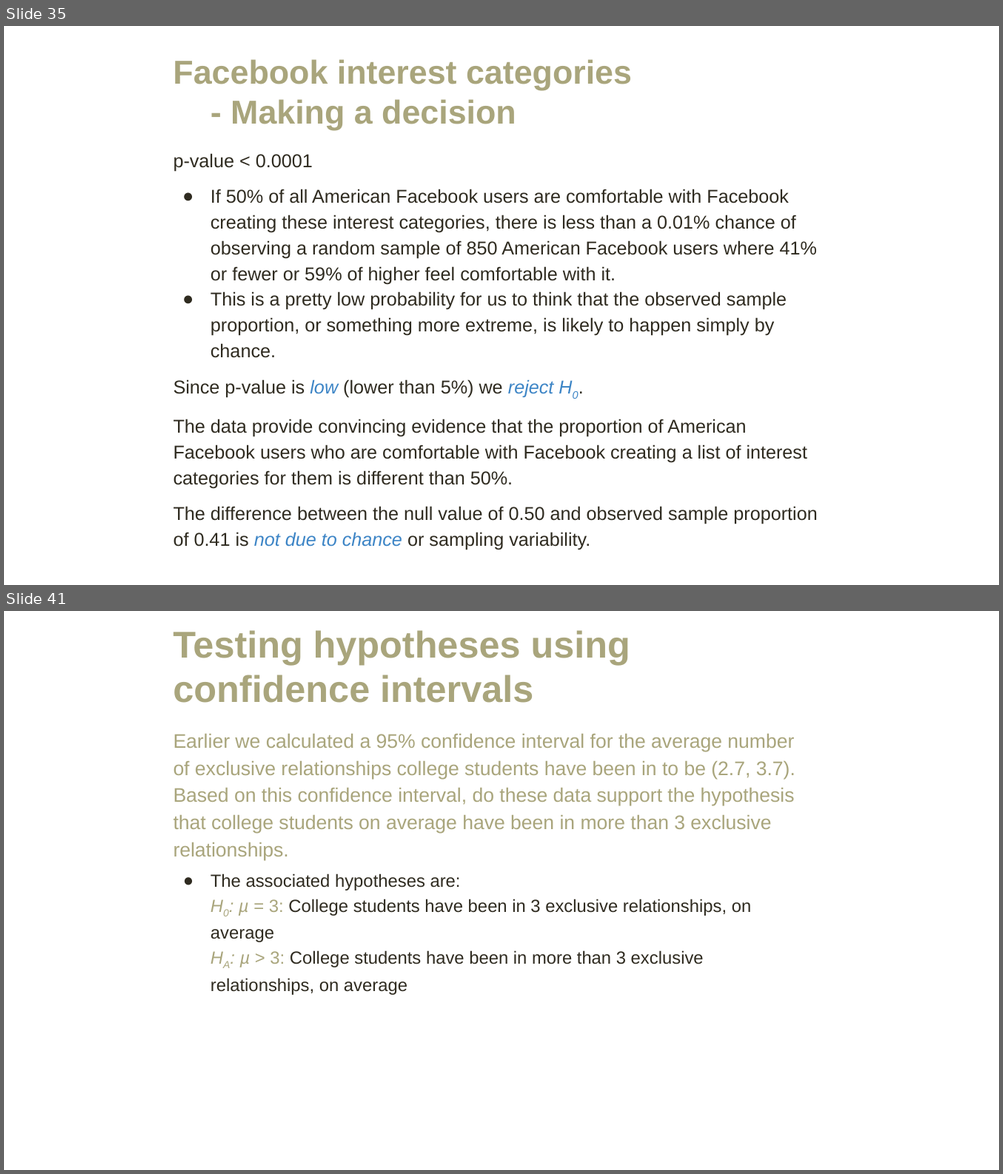
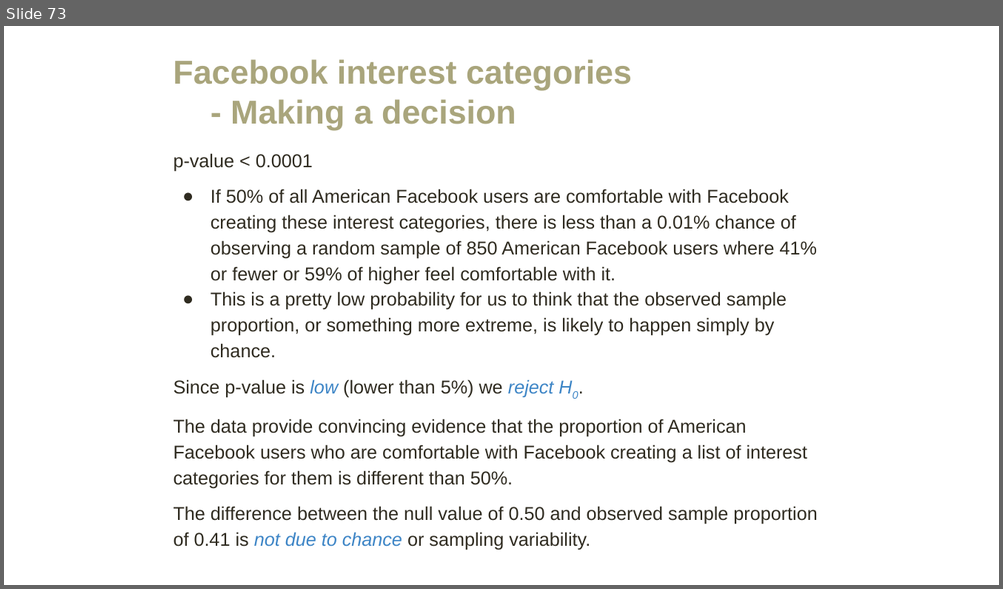
Before and after one commit to amosca01/MATH108-F23, a slide deck: slides/09-hypothesis-testing.pptx. Shown one above the other, each under a label of ours: slides 35 and 41 before the commit, slide 73 after it; the slides between them are not shown. The pictures are 1003x1174 and 1003x589 pixels, drawn with LibreOffice and Linux fonts; fonts in the diff are those of the drawing. Boxes give left, top, right and bottom in pixels: in the first picture for what was removed or moved away, otherwise in the second. Text is boxed around its words. In the diff, an @@ line names an element or a change of style, - is before the commit and + after.

```diff
--- a/slides/09-hypothesis-testing.pptx
+++ b/slides/09-hypothesis-testing.pptx
@@ slide 41 removed at bbox=[4, 611, 999, 1170], background #FFFFFF @@
@@ title removed at bbox=[173, 630, 630, 703] @@
-Testing hypotheses using confidence intervals
@@ text removed at bbox=[173, 734, 795, 860] @@
-Earlier we calculated a 95% confidence interval for the average number of exclusive relationships college students have been in to be (2.7, 3.7). Based on this confidence interval, do these data support the hypothesis that college students on average have been in more than 3 exclusive relationships.
@@ text removed at bbox=[210, 874, 751, 995] @@
-● The associated hypotheses are:
-H0: µ = 3: College students have been in 3 exclusive relationships, on average
-HA: µ > 3: College students have been in more than 3 exclusive relationships, on average
@@ what was slide 35 is now slide 73 @@
```
Also in this commit, not shown: 17 slides changed, 10 slides added, 9 other slides removed, 2 other files.
